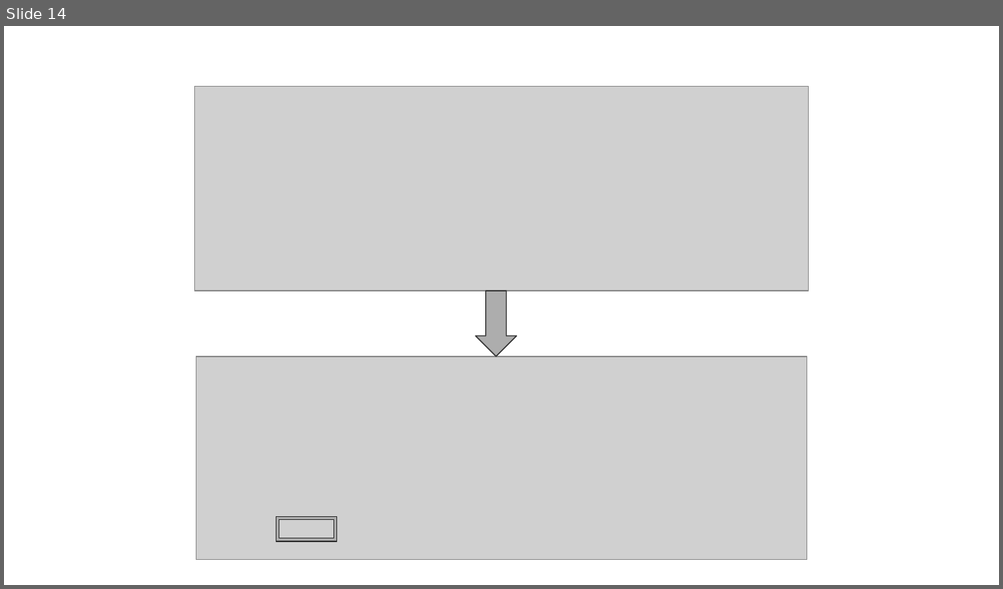
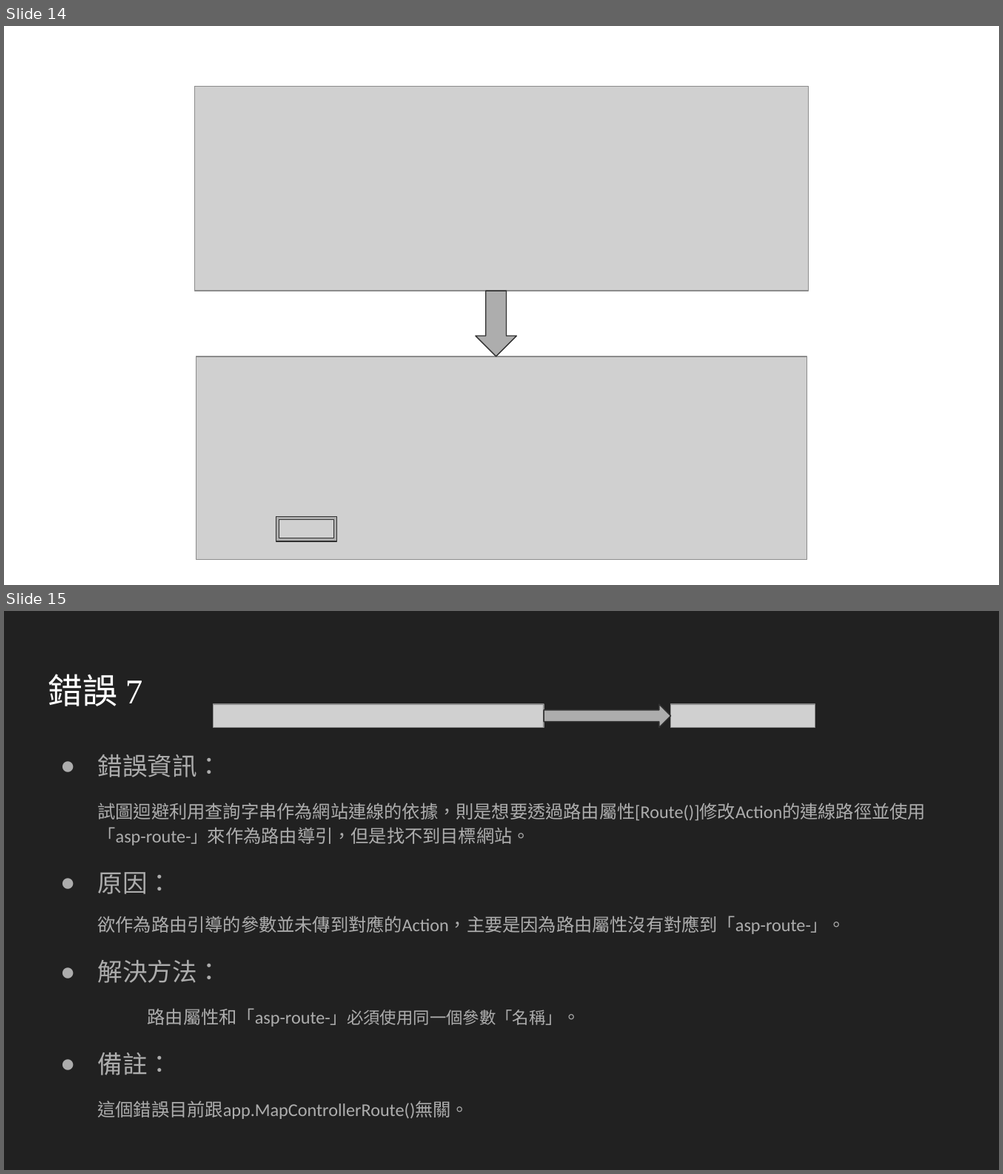
Before and after one commit to AsrielNi/ShopStore, a slide deck: C#_ASP.NET_常見錯誤.pptx. Shown one above the other, each under a label of ours: slide 14 before the commit, slides 14 and 15 after it. The pictures are 1003x589 and 1003x1174 pixels, drawn with LibreOffice and Linux fonts; fonts in the diff are those of the drawing; grey boxes stand for pictures. Boxes give left, top, right and bottom in pixels: in the first picture for what was removed or moved away, otherwise in the second. Text is boxed around its words. In the diff, an @@ line names an element or a change of style, - is before the commit and + after.

Commit message:
Hint: 嘗試加入路由屬性作管理 ShopApplication 新增控制器方法 ProductController - ProductInfo ShopApplication 新增檢視 Product - ProductInfo.cshtml ShopApplication 修改檢視 Product - ShowProduct.cshtml README.md 新增內容 C#_ASP.NET_常見錯誤.pptx 更新內容

```diff
--- a/C#_ASP.NET_常見錯誤.pptx
+++ b/C#_ASP.NET_常見錯誤.pptx
@@ slide 15 added at [4,611,999,1170], background #212121 @@
@@ title added at [48,674,143,706], 25.2 pt, text #FFFFFF @@
+錯誤 7
@@ picture added at [213,704,543,727] @@
@@ right arrow added at [544,704,671,727], fill #ADADAD, outline #303030 0.75 pt @@
@@ picture added at [670,704,814,727] @@
@@ text added at [97,755,925,1119], 13 pt, text #ADADAD @@
+● 錯誤資訊：
+試圖迴避利用查詢字串作為網站連線的依據，則是想要透過路由屬性[Route()]修改Action的連線路徑並使用「asp-route-」來作為路由導引，但是找不到目標網站。
+● 原因：
+欲作為路由引導的參數並未傳到對應的Action，主要是因為路由屬性沒有對應到「asp-route-」。
+● 解決方法：
+路由屬性和「asp-route-」必須使用同一個參數「名稱」。
+● 備註：
+這個錯誤目前跟app.MapControllerRoute()無關。
```
Also in this commit, not shown: 1 slide changed, 1 other slide added, 4 other files.
